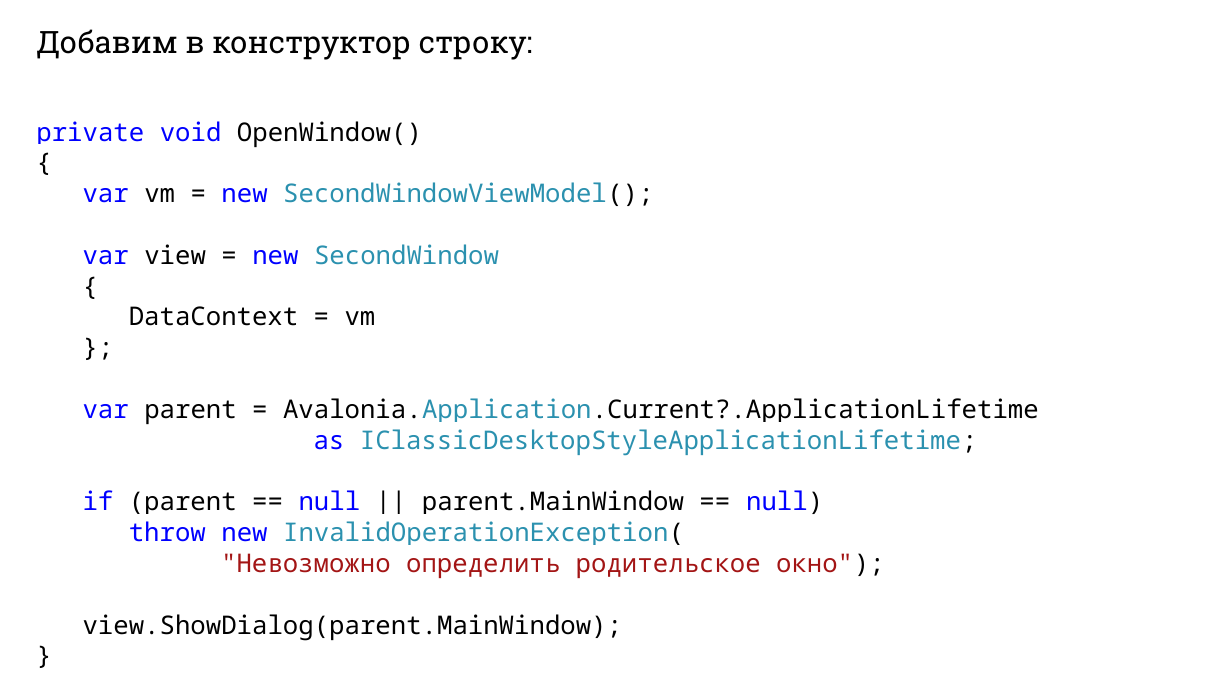
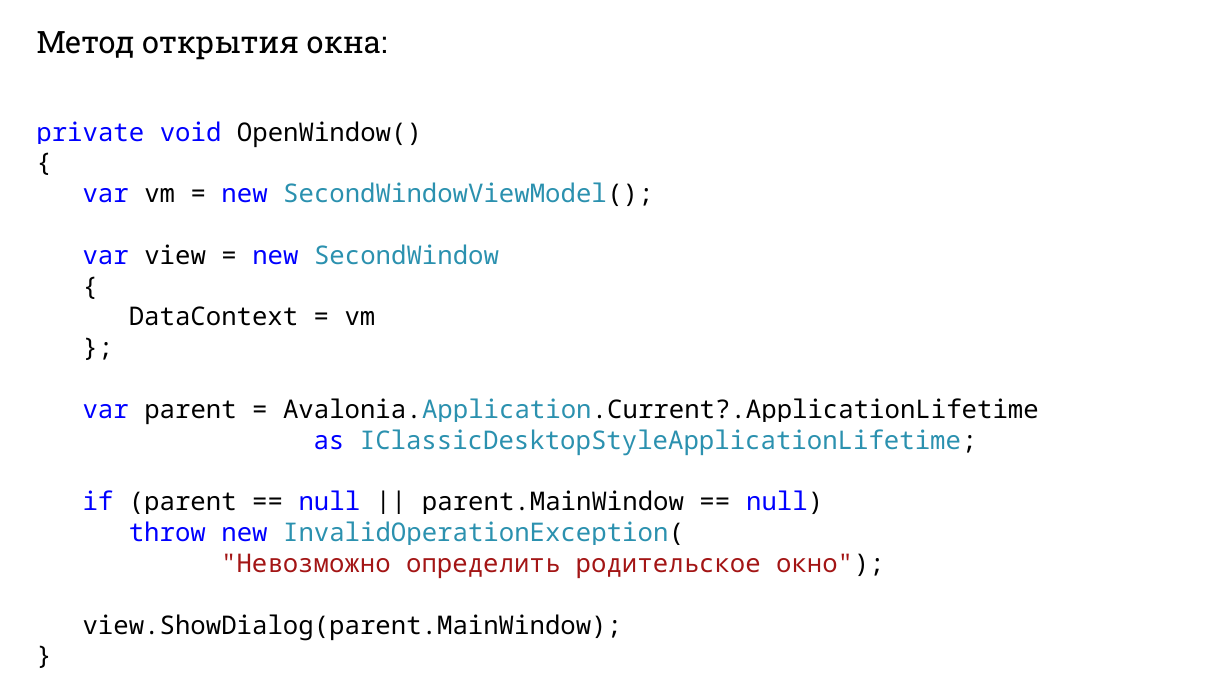
Before and after one commit to DaniilKlyukin/ITiP-3, a slide deck: slide 40 of Лекции/ИТиП 3 лек 9.pptx. Drawn at 1232x693 pixels with LibreOffice and Linux fonts; fonts in the diff are those of the drawing. Boxes give left, top, right and bottom in pixels: in the first picture for what was removed or moved away, otherwise in the second. Text is boxed around its words. In the diff, an @@ line names an element or a change of style, - is before the commit and + after.

```diff
--- a/Лекции/ИТиП 3 лек 9.pptx
+++ b/Лекции/ИТиП 3 лек 9.pptx
@@ text at <box>36,31,388,60</box>: text changed @@
-Добавим в конструктор строку:
+Метод открытия окна:
```
Also in this commit, not shown: 1 other slide changed.
